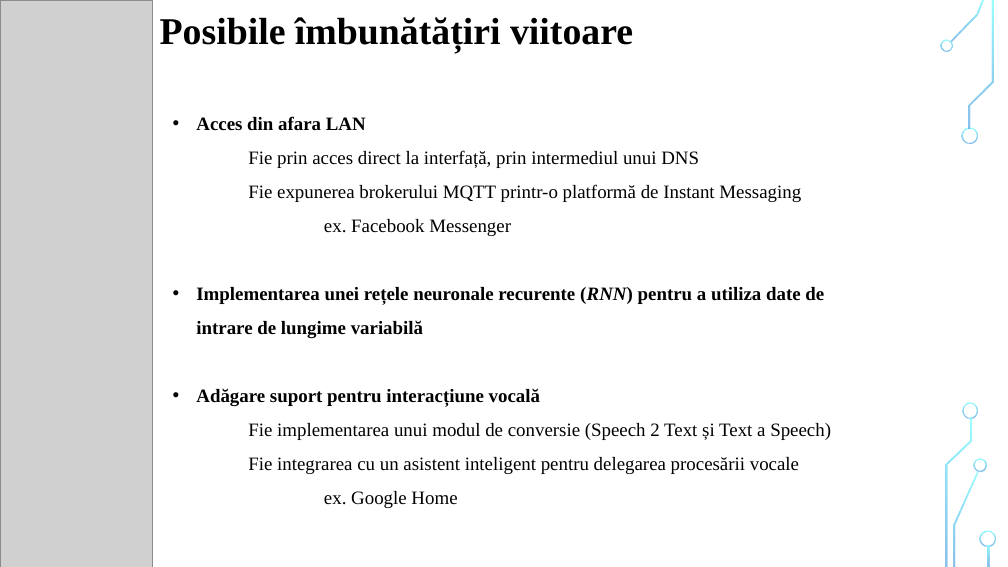
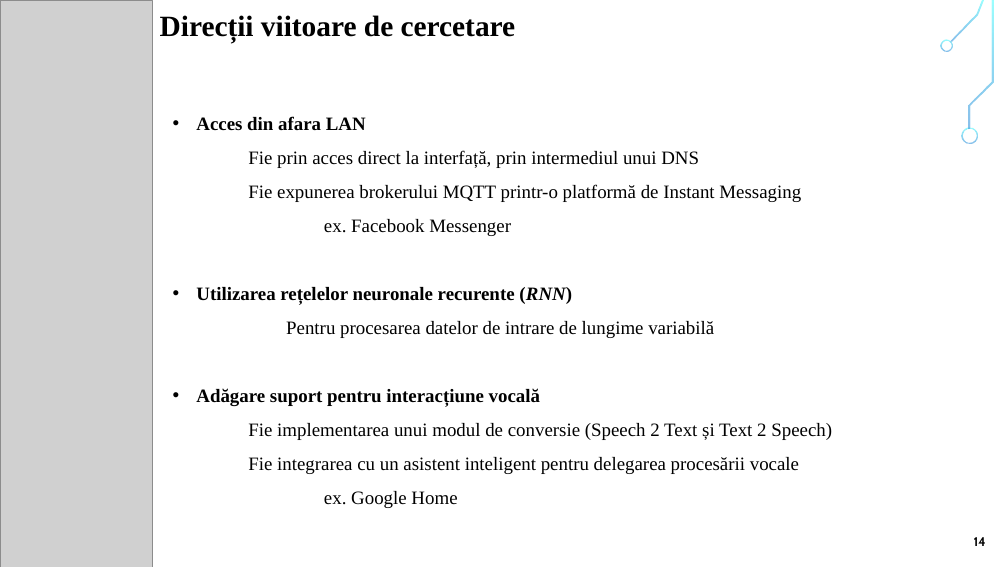
Before and after one commit to liviubrinza/alice, a slide deck: slide 15 of documentation/Prezentare.pptx. Drawn at 1008x567 pixels with LibreOffice and Linux fonts; fonts in the diff are those of the drawing; grey boxes stand for pictures; background and template pictures are left out. Boxes give left, top, right and bottom in pixels: in the first picture for what was removed or moved away, otherwise in the second. Text is boxed around its words. In the diff, an @@ line names an element or a change of style, - is before the commit and + after.

```diff
--- a/documentation/Prezentare.pptx
+++ b/documentation/Prezentare.pptx
@@ text at (160,15,516,42): text changed; size 36 to 28 pt @@
-Posibile îmbunătățiri viitoare
+Direcții viitoare de cercetare
@@ text at (196,287,714,338): text changed; bold off @@
-• Implementarea unei rețele neuronale recurente (RNN) pentru a utiliza date de intrare de lungime variabilă
+• Utilizarea rețelelor neuronale recurente (RNN)
+  Pentru procesarea datelor de intrare de lungime variabilă
@@ rectangle added at (944,388,997,567), fill #FFFFFF @@
@@ freeform shape removed at (963,402,979,418) @@
@@ text at (248,423,832,440): text changed @@
-    Fie implementarea unui modul de conversie (Speech 2 Text și Text a Speech)
+    Fie implementarea unui modul de conversie (Speech 2 Text și Text 2 Speech)
@@ freeform shape removed at (974,459,987,472) @@
@@ text added at (974,537,986,546), 12 pt, text #000000, bold @@
+14
@@ freeform shape removed at (980,531,996,547) @@
```
Also in this commit, not shown: 13 other slides changed, 1 slide removed.
